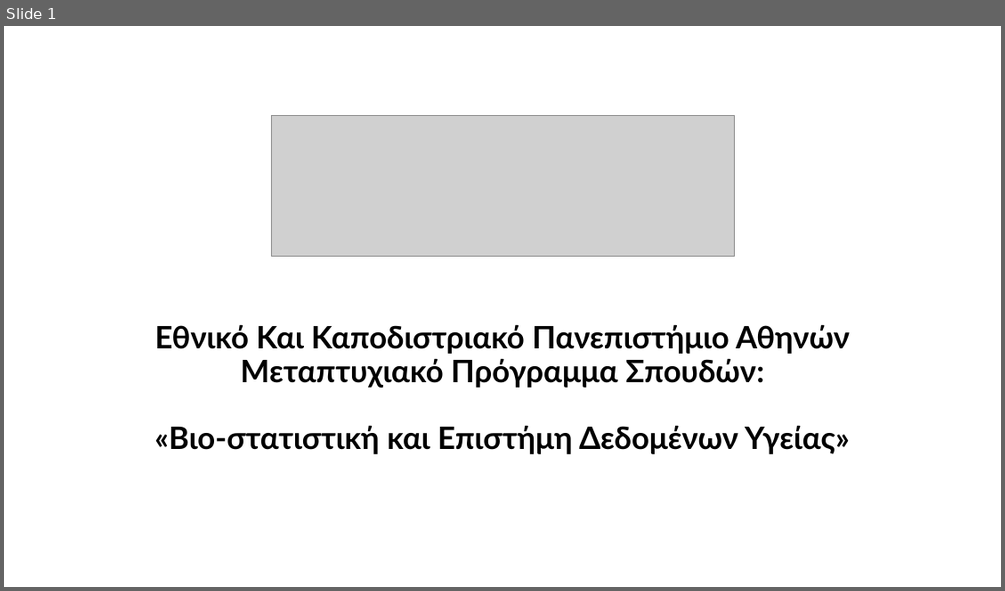
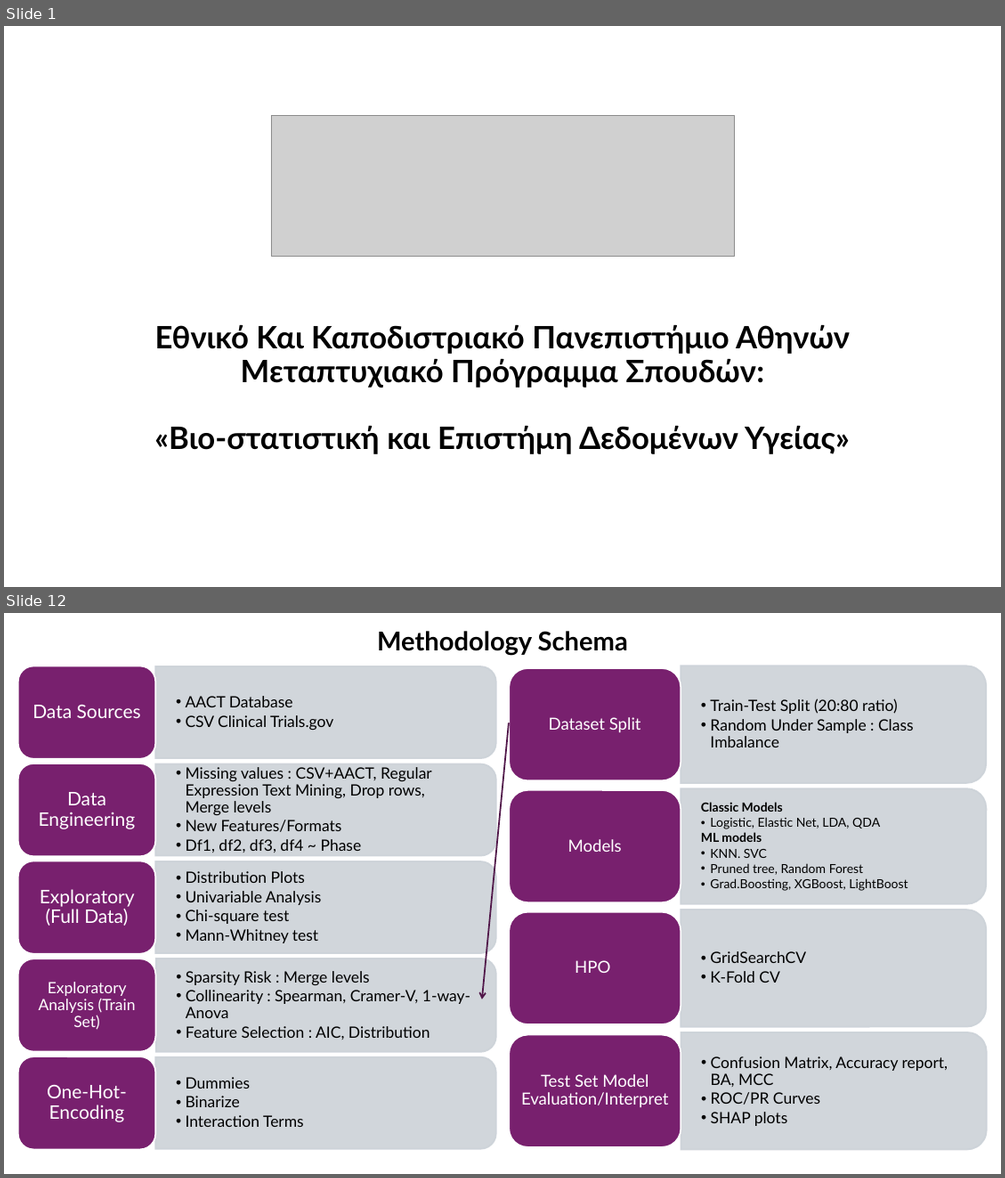
Before and after one commit to AndreouEugenia/Thesis, a slide deck: Thesis_Presentation.pptx. Shown one above the other, each under a label of ours: slide 1 before the commit, slides 1 and 12 after it; the slides between them are not shown. The pictures are 1005x591 and 1005x1178 pixels, drawn with LibreOffice and Linux fonts; fonts in the diff are those of the drawing; grey boxes stand for pictures. Boxes give left, top, right and bottom in pixels: in the first picture for what was removed or moved away, otherwise in the second. Text is boxed around its words. In the diff, an @@ line names an element or a change of style, - is before the commit and + after.

```diff
--- a/Thesis_Presentation.pptx
+++ b/Thesis_Presentation.pptx
@@ slide 12 added at <box>4,613,1001,1174</box>, background #FFFFFF @@
@@ text added at <box>377,631,628,656</box>, 25 pt, text #000000, bold @@
+Methodology Schema
@@ arrow added from (509, 723) to (482, 999), #501649 1.5 pt @@
@@ group added at <box>18,666,496,1149</box>: 10 texts, 5 round same rects, 5 rounded rectangles @@
+  • AACT Database
+  • CSV Clinical Trials.gov
+Data Sources
+  • Missing values : CSV+AACT, Regular Expression Text Mining, Drop rows, Merge levels
+  • New Features/Formats
+  • Df1, df2, df3, df4 ~ Phase
+Data Engineering
+  • Distribution Plots
+  • Univariable Analysis
+  • Chi-square test
+  • Mann-Whitney test
+Exploratory (Full Data)
+  • Sparsity Risk : Merge levels
+  • Collinearity : Spearman, Cramer-V, 1-way-Anova
+  • Feature Selection : AIC, Distribution
+Exploratory Analysis (Train Set)
+  • Dummies
+  • Binarize
+  • Interaction Terms
+One-Hot-Encoding
@@ group added at <box>509,666,987,1150</box>: 8 texts, 4 round same rects, 4 rounded rectangles @@
+  • Train-Test Split (20:80 ratio)
+  • Random Under Sample : Class Imbalance
+Dataset Split
+  Classic Models
+  • Logistic, Elastic Net, LDA, QDA
+  ML models
+  • KNN. SVC
+  • Pruned tree, Random Forest
+  • Grad.Boosting, XGBoost, LightBoost
+Models
+  • GridSearchCV
+  • K-Fold CV
+HPO
+  • Confusion Matrix, Accuracy report, BA, MCC
+  • ROC/PR Curves
+  • SHAP plots
+Test Set Model Evaluation/Interpret
```
Also in this commit, not shown: 1 slide changed, 24 other slides added, 3 slides removed, 42 other files.
